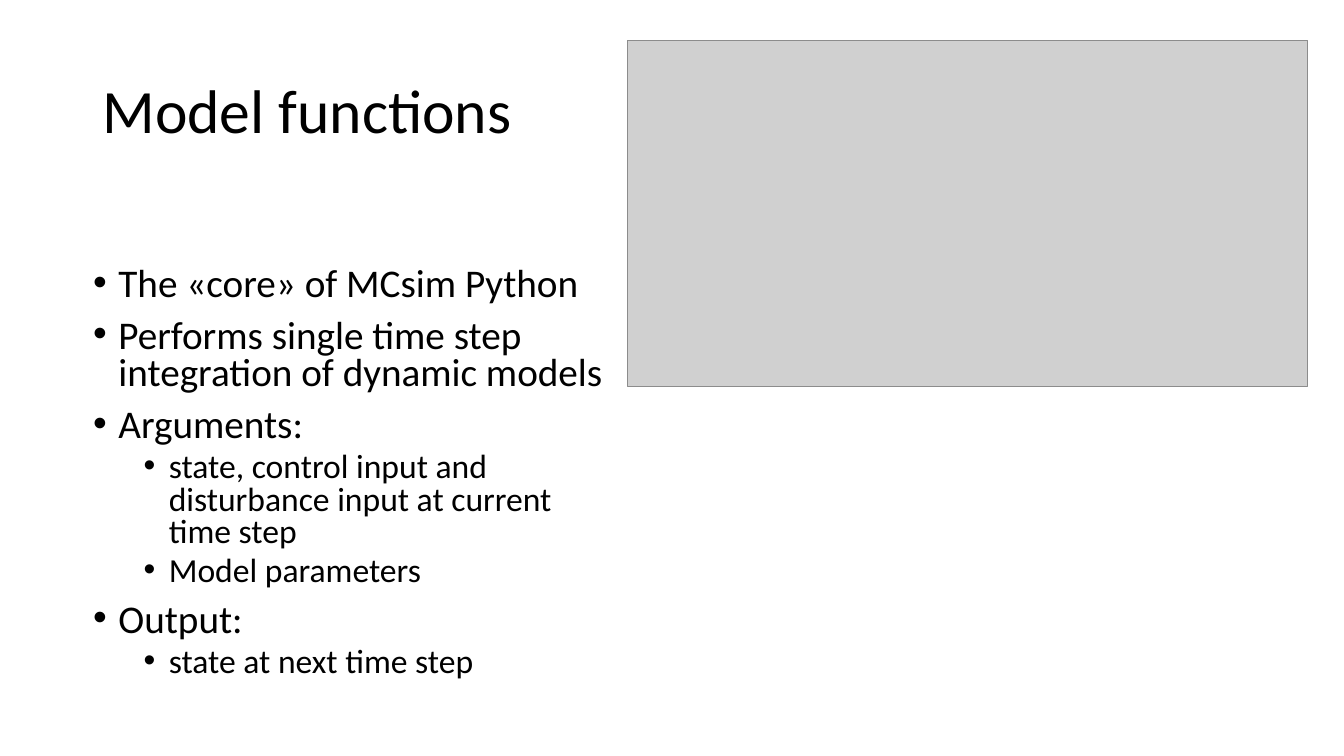
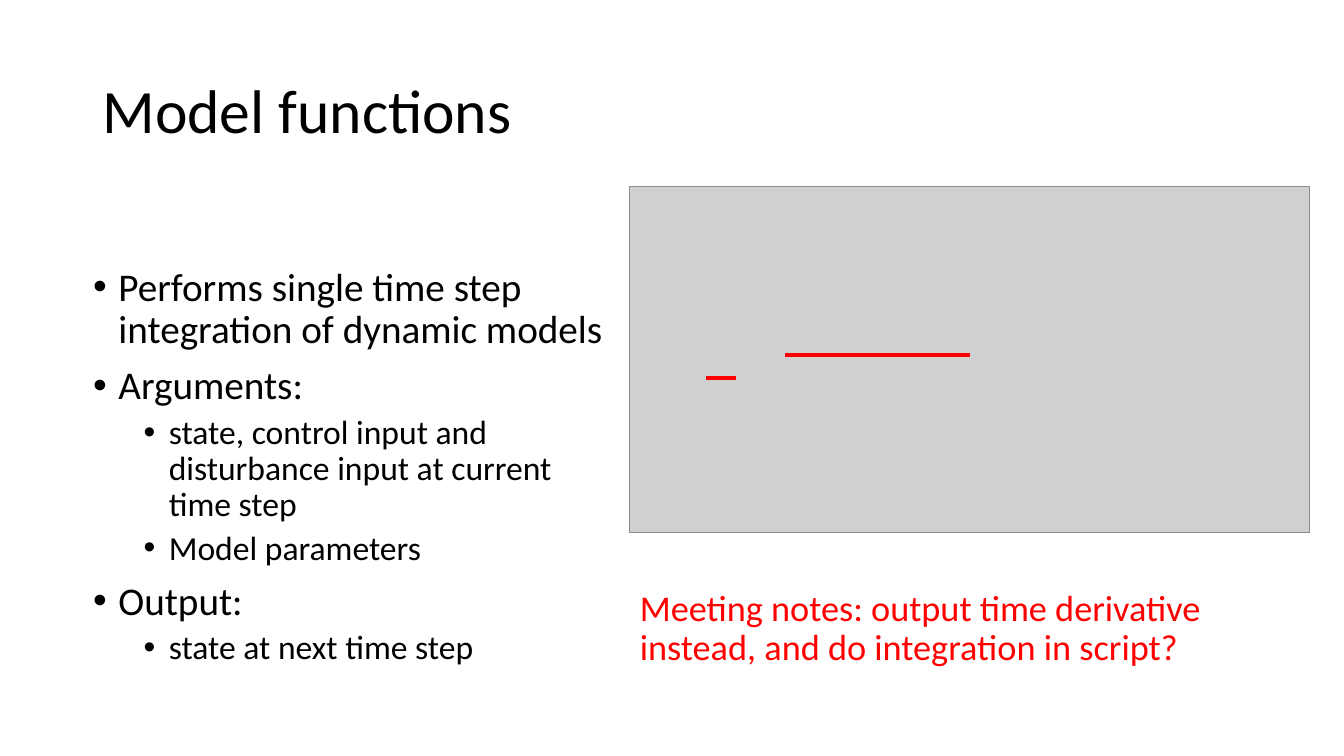
Before and after one commit to NTNU-MCS/MCSim_python, a slide deck: slide 7 of Documentation/Mcsim Python toolbox.pptx (slide 6 before the commit). Drawn at 1344x756 pixels with LibreOffice and Linux fonts; fonts in the diff are those of the drawing; grey boxes stand for pictures. Boxes give left, top, right and bottom in pixels: in the first picture for what was removed or moved away, otherwise in the second. Text is boxed around its words. In the diff, an @@ line names an element or a change of style, - is before the commit and + after.

```diff
--- a/Documentation/Mcsim Python toolbox.pptx
+++ b/Documentation/Mcsim Python toolbox.pptx
@@ text "Performs single time step integration ..." at [118, 273, 602, 665]: line spacing 0.8 to 0.9 @@
@@ picture: place and size @@
-picture at [628, 40, 1309, 387]
+picture at [630, 187, 1311, 533]
@@ text at [118, 269, 578, 304]: paragraph removed @@
-• The «core» of MCsim Python
@@ line added from (785, 355) to (970, 355), #FF0000 2.25 pt @@
@@ line added from (706, 378) to (736, 378), #FF0000 2.25 pt @@
@@ text added at [640, 595, 1200, 667], 25.9 pt, text #FF0000 @@
+Meeting notes: output time derivative instead, and do integration in script?
```
Also in this commit, not shown: 2 other slides changed, 4 slides added, 3 slides removed.
